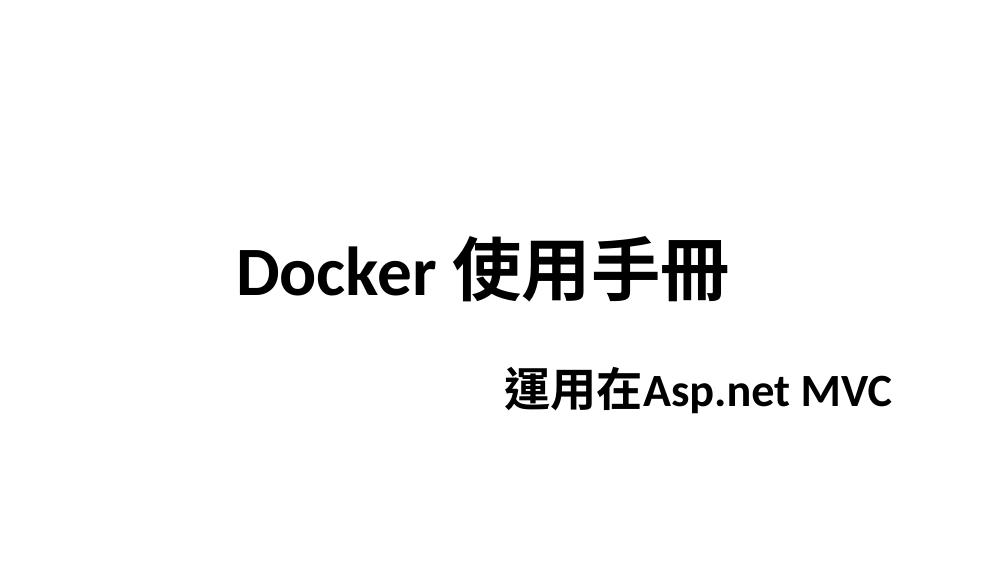
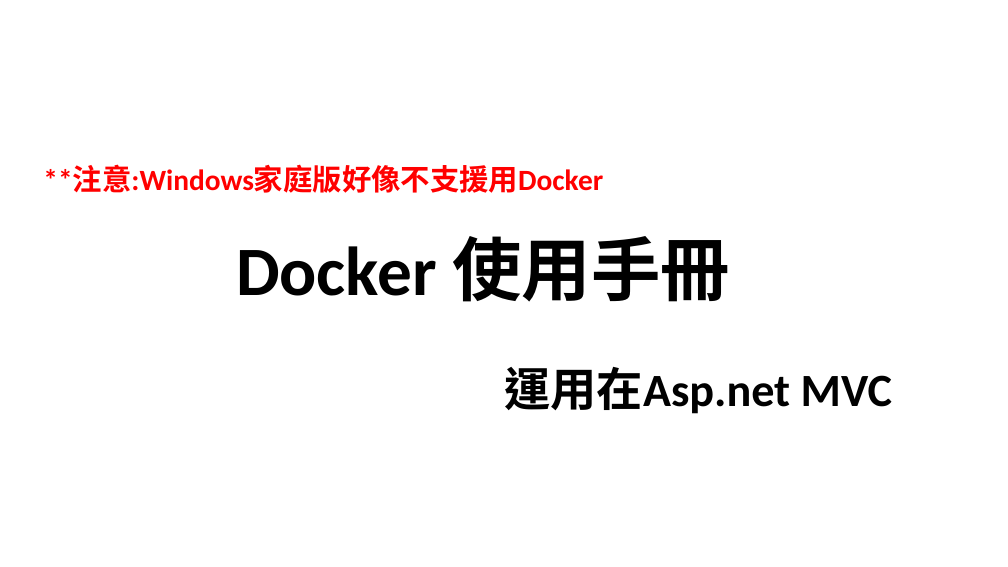
Before and after one commit to CSHIT2023Intern/AI_MeetingMinutes, a slide deck: slide 1 of vs. ASP.NET MVC/AzureMVC/Docker使用.pptx. Drawn at 1008x567 pixels with LibreOffice and Linux fonts; fonts in the diff are those of the drawing. Boxes give left, top, right and bottom in pixels: in the first picture for what was removed or moved away, otherwise in the second. Text is boxed around its words. In the diff, an @@ line names an element or a change of style, - is before the commit and + after.

```diff
--- a/vs. ASP.NET MVC/AzureMVC/Docker使用.pptx
+++ b/vs. ASP.NET MVC/AzureMVC/Docker使用.pptx
@@ text added at (x1=43, y1=166, x2=603, y2=193), 28 pt, text #FF0000, bold @@
+**注意:Windows家庭版好像不支援用Docker
```
Also in this commit, not shown: 2 other slides changed, 4 slides added, 1 slide removed.
